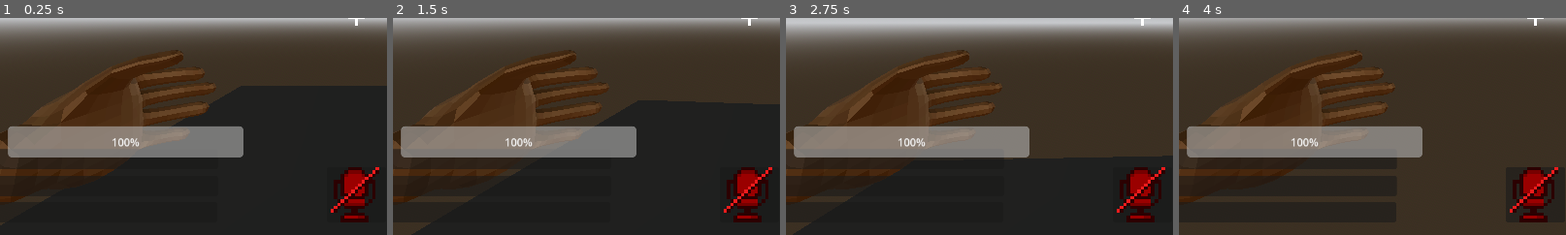
Above: before the commit, frames 1-4 (left to right).
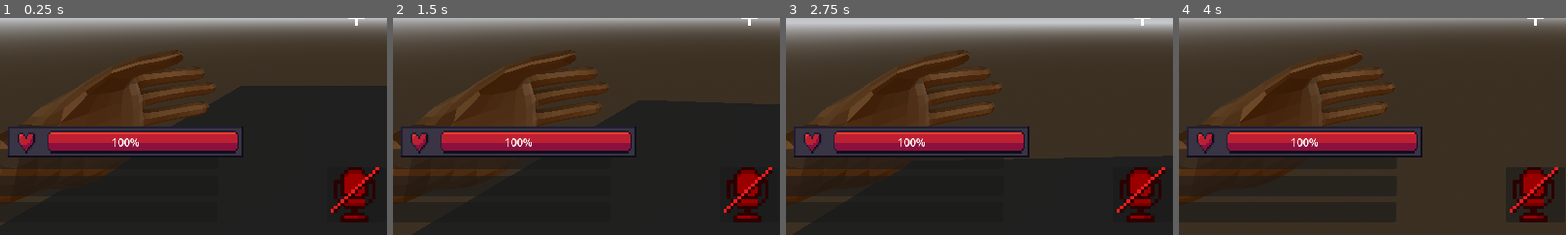
Above: after the commit, the same moments.

Repository: TeamKhaos/Echoes-of-Deep
Game: Godot game, scene res://scenes/plataforma.tscn
The game is run twice, just before and just after one commit, with the same random seed, the same clock (stepped at 60 frames per second) and the same inputs. The project has no main scene, so this scene is started directly.
Inputs (mouse positions are % of the whole screen's width and height, from its top left):
- Up to frame 1 (0.25 s): no input
- Up to frame 2 (1.5 s): tap Enter at 0.5 s; move the mouse to (55, 50) at 0.52 s; hold W (Up) from 0.53 s (still down); tap Q (Drop) at 0.6 s; click (55, 50) at 0.67 s; move the mouse to (45, 50) at 1.27 s; tap Shift (Crouch) at 1.35 s
- Up to frame 3 (2.75 s): keep holding W (Up); tap Q (Drop) at 1.55, 2.1 s; move the mouse to (52, 48) at 2.02 s
- Up to frame 4 (4 s): keep holding W (Up); move the mouse to (49, 52) at 2.77 s; tap E (Interact) at 2.85 s; click (49, 52) at 2.92 s; tap Q (Drop) at 3.05, 3.8 s; move the mouse to (57, 51) at 3.52 s; tap F (Microphone) at 3.6 s
The pictures show only the part of the screen within x 4-54%, y 50-100%; the shares and areas given below are measured in that part.

The runs differ from the first frame. In frame 1, 8.6% of the frame differs, in the area x 2-63%, y 50-65%; in frame 2, 8.6%; in frame 3, 8.7%; in frame 4, 8.7%.

Commit message:
cambios minimos

Diff:
--- a/scenes/player/hud/hud.tscn
+++ b/scenes/player/hud/hud.tscn
@@ -6,8 +6,13 @@
 [ext_resource type="Texture2D" uid="uid://b2mkwc4uddcq" path="res://resources/images/Mic_OFF.png" id="4_qu37h"]
 [ext_resource type="Texture2D" uid="uid://b6g5y8ynjyd08" path="res://resources/images/marco.png" id="4_vo6io"]
 [ext_resource type="Texture2D" uid="uid://u80t665wa76r" path="res://resources/images/Mic_ON.png" id="5_vo6io"]
+[ext_resource type="Texture2D" uid="uid://bxegdokyvxcox" path="res://resources/images/Vida.png" id="7_nq0si"]
+
+[sub_resource type="StyleBoxTexture" id="StyleBoxTexture_nq0si"]
+texture = ExtResource("7_nq0si")
 
 [node name="hud" type="Control"]
+texture_filter = 1
 layout_mode = 3
 anchors_preset = 15
 anchor_right = 1.0
@@ -215,12 +220,14 @@
 texture = ExtResource("5_vo6io")
 
 [node name="Vida" type="ProgressBar" parent="."]
-layout_mode = 0
+layout_mode = 1
+anchors_preset = -1
 anchor_left = 0.05
 anchor_top = 0.75
 anchor_right = 0.35
 anchor_bottom = 0.78
 offset_right = 4.0
 offset_bottom = 27.0
+theme_override_styles/fill = SubResource("StyleBoxTexture_nq0si")
 step = 1.0
 value = 100.0
--- a/scenes/player/inventario.tscn
+++ b/scenes/player/inventario.tscn
@@ -54,43 +54,37 @@
 
 [node name="VBoxContainer" type="VBoxContainer" parent="."]
 layout_mode = 1
-anchors_preset = -1
+anchors_preset = 8
 anchor_left = 0.5
 anchor_top = 0.5
 anchor_right = 0.5
 anchor_bottom = 0.5
-offset_left = -488.5
-offset_top = -233.0
-offset_right = 493.5
-offset_bottom = 238.0
+offset_left = -491.0
+offset_top = -235.5
+offset_right = 491.0
+offset_bottom = 235.5
 grow_horizontal = 2
 grow_vertical = 2
 
-[node name="HBoxContainer" type="HBoxContainer" parent="VBoxContainer"]
+[node name="VBoxContainer" type="VBoxContainer" parent="VBoxContainer"]
+layout_mode = 2
+size_flags_horizontal = 4
+
+[node name="HBoxContainer" type="HBoxContainer" parent="VBoxContainer/VBoxContainer"]
 layout_mode = 2
 
-[node name="Profile" type="Panel" parent="VBoxContainer/HBoxContainer"]
-custom_minimum_size = Vector2(300, 300)
-layout_mode = 2
-
-[node name="VBoxContainer" type="VBoxContainer" parent="VBoxContainer/HBoxContainer"]
-layout_mode = 2
-
-[node name="HBoxContainer" type="HBoxContainer" parent="VBoxContainer/HBoxContainer/VBoxContainer"]
-layout_mode = 2
-
-[node name="Recipes" type="Panel" parent="VBoxContainer/HBoxContainer/VBoxContainer/HBoxContainer"]
+[node name="Recipes" type="Panel" parent="VBoxContainer/VBoxContainer/HBoxContainer"]
 custom_minimum_size = Vector2(175, 300)
 layout_mode = 2
 
-[node name="VBoxContainer" type="VBoxContainer" parent="VBoxContainer/HBoxContainer/VBoxContainer/HBoxContainer"]
+[node name="VBoxContainer" type="VBoxContainer" parent="VBoxContainer/VBoxContainer/HBoxContainer"]
 layout_mode = 2
 
-[node name="Profile3" type="Panel" parent="VBoxContainer/HBoxContainer/VBoxContainer/HBoxContainer/VBoxContainer"]
+[node name="Profile3" type="Panel" parent="VBoxContainer/VBoxContainer/HBoxContainer/VBoxContainer"]
 custom_minimum_size = Vector2(0, 80)
 layout_mode = 2
 
-[node name="Label" type="Label" parent="VBoxContainer/HBoxContainer/VBoxContainer/HBoxContainer/VBoxContainer/Profile3"]
+[node name="Label" type="Label" parent="VBoxContainer/VBoxContainer/HBoxContainer/VBoxContainer/Profile3"]
 layout_mode = 1
 anchors_preset = 8
 anchor_left = 0.5
@@ -105,24 +99,24 @@
 grow_vertical = 2
 text = "Bag"
 
-[node name="CtrlInventoryGrid" type="Control" parent="VBoxContainer/HBoxContainer/VBoxContainer/HBoxContainer/VBoxContainer" node_paths=PackedStringArray("inventory")]
+[node name="CtrlInventoryGrid" type="Control" parent="VBoxContainer/VBoxContainer/HBoxContainer/VBoxContainer" node_paths=PackedStringArray("inventory")]
 custom_minimum_size = Vector2(320, 128)
 layout_mode = 2
 size_flags_horizontal = 8
 size_flags_vertical = 4
 script = ExtResource("1_t2sse")
-inventory = NodePath("../../../../../../Inventory")
+inventory = NodePath("../../../../../Inventory")
 field_dimensions = Vector2(64, 64)
 field_style = SubResource("StyleBoxTexture_q0ogx")
 field_highlighted_style = SubResource("StyleBoxTexture_dwpwl")
 selection_style = SubResource("StyleBoxFlat_oefha")
 metadata/_custom_type_script = "uid://d0pfc3q6sof8y"
 
-[node name="Profile4" type="Panel" parent="VBoxContainer/HBoxContainer/VBoxContainer/HBoxContainer/VBoxContainer"]
+[node name="Profile4" type="Panel" parent="VBoxContainer/VBoxContainer/HBoxContainer/VBoxContainer"]
 custom_minimum_size = Vector2(0, 85)
 layout_mode = 2
 
-[node name="Drop" type="Button" parent="VBoxContainer/HBoxContainer/VBoxContainer/HBoxContainer/VBoxContainer/Profile4"]
+[node name="Drop" type="Button" parent="VBoxContainer/VBoxContainer/HBoxContainer/VBoxContainer/Profile4"]
 layout_mode = 1
 anchors_preset = -1
 anchor_left = 0.18200001
@@ -136,7 +130,7 @@
 text = "Drop
 "
 
-[node name="CtrlItemSlot" type="Control" parent="VBoxContainer/HBoxContainer/VBoxContainer/HBoxContainer/VBoxContainer/Profile4" node_paths=PackedStringArray("item_slot")]
+[node name="CtrlItemSlot" type="Control" parent="VBoxContainer/VBoxContainer/HBoxContainer/VBoxContainer/Profile4" node_paths=PackedStringArray("item_slot")]
 layout_mode = 1
 anchors_preset = 8
 anchor_left = 0.5
@@ -150,13 +144,13 @@
 grow_horizontal = 2
 grow_vertical = 2
 script = ExtResource("7_la582")
-item_slot = NodePath("../../../../../../../ItemSlot")
+item_slot = NodePath("../../../../../../ItemSlot")
 icon_stretch_mode = 5
 slot_style = SubResource("StyleBoxTexture_8v3xu")
 slot_highlighted_style = SubResource("StyleBoxTexture_8fb8u")
 metadata/_custom_type_script = "uid://trghhrgo3fax"
 
-[node name="Remove" type="Button" parent="VBoxContainer/HBoxContainer/VBoxContainer/HBoxContainer/VBoxContainer/Profile4"]
+[node name="Remove" type="Button" parent="VBoxContainer/VBoxContainer/HBoxContainer/VBoxContainer/Profile4"]
 layout_mode = 1
 anchors_preset = -1
 anchor_left = 0.80100006
@@ -169,18 +163,18 @@
 offset_bottom = 22.5
 text = "Remove"
 
-[node name="Crafting" type="Panel" parent="VBoxContainer/HBoxContainer/VBoxContainer/HBoxContainer"]
+[node name="Crafting" type="Panel" parent="VBoxContainer/VBoxContainer/HBoxContainer"]
 custom_minimum_size = Vector2(175, 300)
 layout_mode = 2
 
-[node name="Hambre" type="Panel" parent="VBoxContainer/HBoxContainer/VBoxContainer"]
+[node name="Hambre" type="Panel" parent="VBoxContainer/VBoxContainer"]
 custom_minimum_size = Vector2(50, 50)
 layout_mode = 2
 
-[node name="Cordura" type="Panel" parent="VBoxContainer/HBoxContainer/VBoxContainer"]
+[node name="Cordura" type="Panel" parent="VBoxContainer/VBoxContainer"]
 custom_minimum_size = Vector2(50, 50)
 layout_mode = 2
 
-[node name="Sed" type="Panel" parent="VBoxContainer/HBoxContainer/VBoxContainer"]
+[node name="Sed" type="Panel" parent="VBoxContainer/VBoxContainer"]
 custom_minimum_size = Vector2(50, 50)
 layout_mode = 2
--- a/scripts/player/hud.gd
+++ b/scripts/player/hud.gd
@@ -152,7 +152,7 @@
 # ❤️ Barra de Vida
 # ===============================
 
-@onready var health_bar = $HealthBar  # o el path correcto dentro del HUD
+@onready var health_bar = $Vida
 
 func set_health(value: float):
 	if health_bar:
--- a/scripts/player/player.gd
+++ b/scripts/player/player.gd
@@ -393,10 +393,14 @@
 	if current_health <= 0:
 		die()
 
+func heal(amount: int):
+	current_health += amount
+	current_health = clamp(current_health, 0, max_health)
+	update_health_bar()
+
 func update_health_bar():
-	if hud and hud.has_node("Vida"):
-		hud.get_node("Vida").value = current_health
+	if hud and hud.has_method("set_health"):
+		hud.set_health(current_health)
 
 func die():
 	print("💀 El jugador ha muerto")
-	# Aquí podrías reiniciar nivel, mostrar menú, etc.
Not shown: 1 places in scenes/player/hud/hud.tscn that only renumber resources
